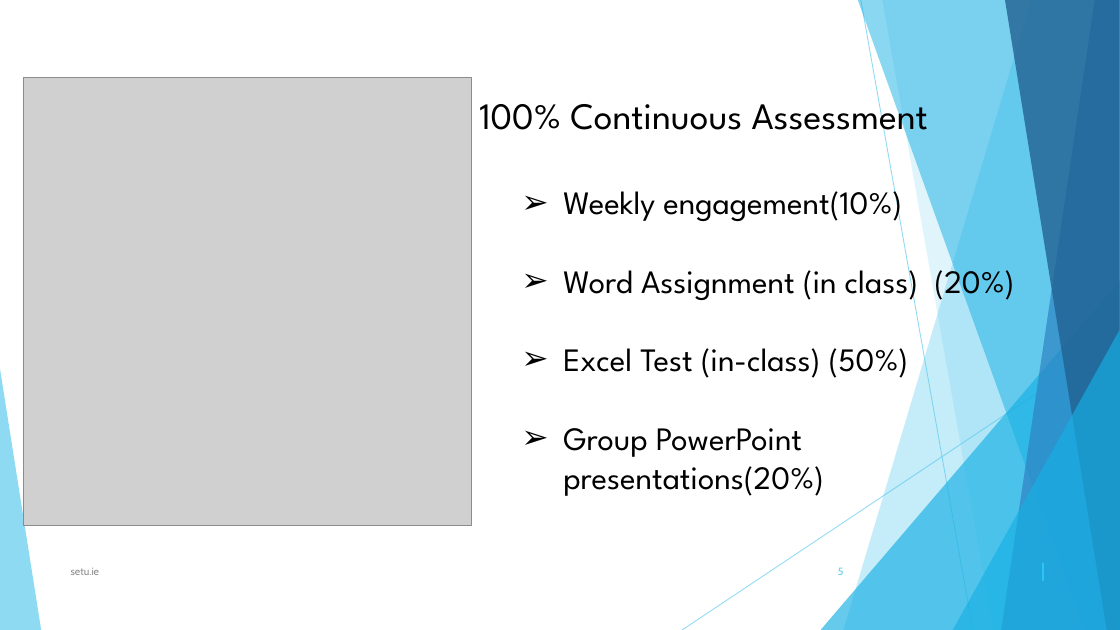
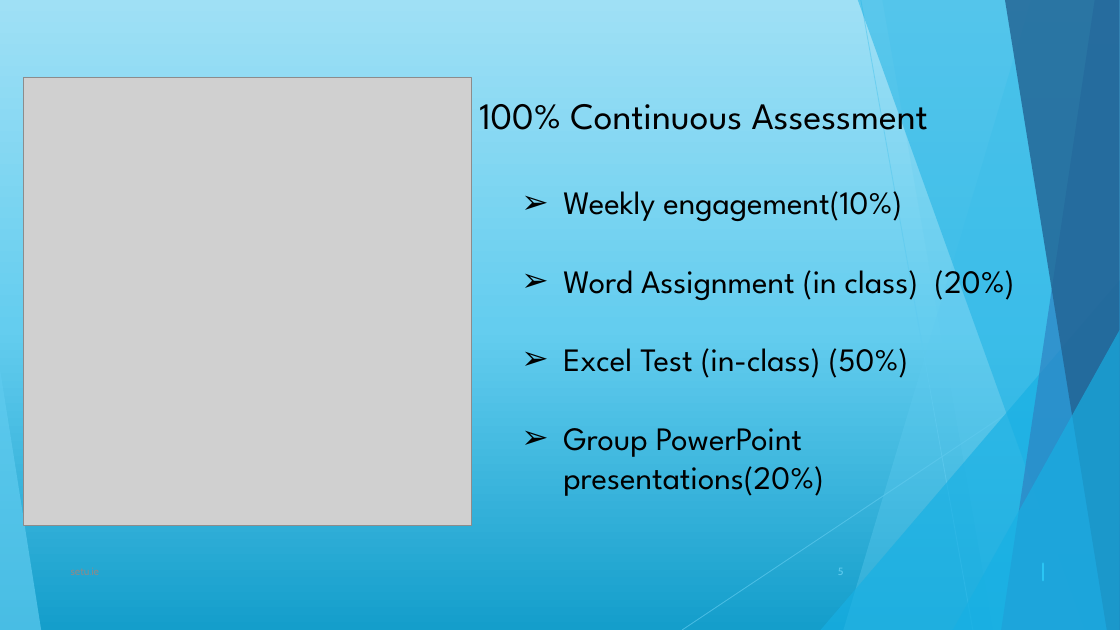
Before and after one commit to maireadmeagher/ICT-25, a slide deck: slide 5 of topic01-introduction-to-ICT/unit-1/talk-1/a-intro.pptx. Drawn at 1120x630 pixels with LibreOffice and Linux fonts; fonts in the diff are those of the drawing; grey boxes stand for pictures. Boxes give left, top, right and bottom in pixels: in the first picture for what was removed or moved away, otherwise in the second. Text is boxed around its words. In the diff, an @@ line names an element or a change of style, - is before the commit and + after.

```diff
--- a/topic01-introduction-to-ICT/unit-1/talk-1/a-intro.pptx
+++ b/topic01-introduction-to-ICT/unit-1/talk-1/a-intro.pptx
@@ background #FFFFFF to gradient #149ECB to #64CDEF to #9FE0F5 @@
@@ text removed at (71,568,100,575) @@
-setu.ie
```
Also in this commit, not shown: 1 other slide changed, 15 slides added, 2 other files.
